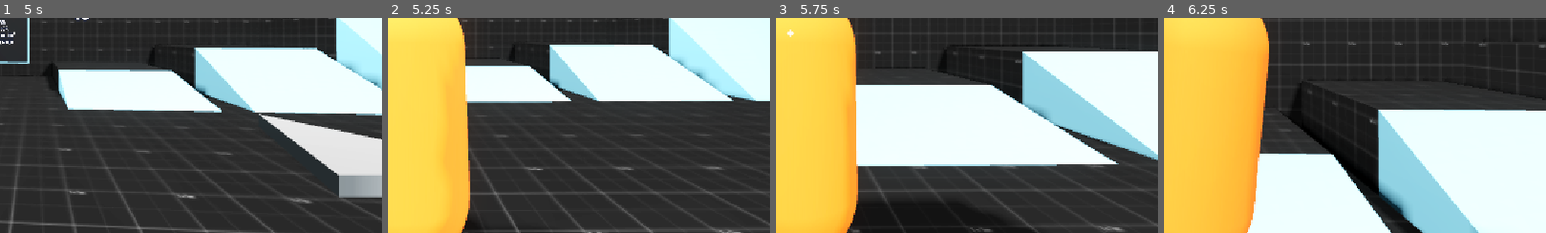
Above: before the commit, frames 1-4 (left to right).
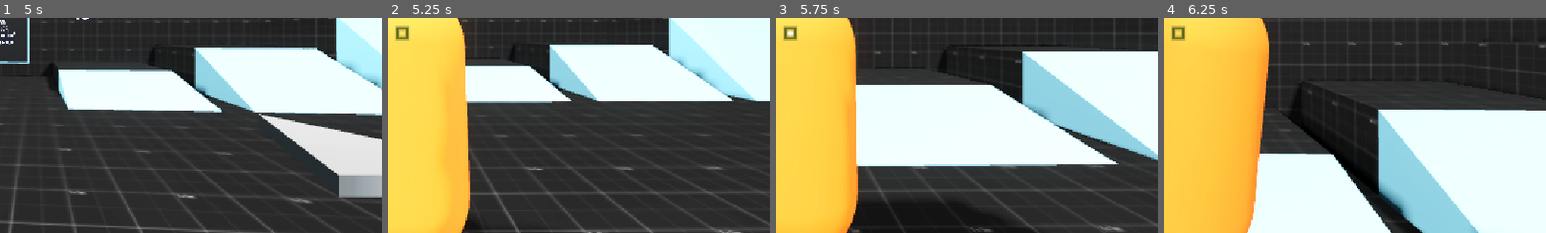
Above: after the commit, the same moments.

Repository: FreeformWave544/Hook-Flow
Game: Godot game, scene res://Scenes/DebugLevel.tscn
Two runs of this game, one before a commit and one after it. Both use one fixed random seed, a clock stepped at 60 frames per second and the inputs below. Before the commit the project starts from res://Levels/DebugLevel.tscn.
Inputs (mouse positions are % of the whole screen's width and height, from its top left):
- Up to frame 1 (5 s): tap Enter (ui_accept) at 0.5 s; move the mouse to (55, 50) at 0.52 s; press the mouse at (55, 50) at 0.53 s; hold W (move_forward) from 0.53 s (still down); tap Space (jump) at 0.77, 1.52, 3.02, 3.77, 4.52 s; move the mouse to (45, 50) at 1.27 s; release the mouse at (45, 50) at 1.28 s; click (45, 50) at 1.35 s; move the mouse to (52, 48) at 2.02 s; hold E (reel_in) 2.03-2.78 s; click (52, 48) at 2.3 s; move the mouse to (49, 52) at 2.77 s; tap Q (reel_out) at 2.85 s; click (49, 52) at 3.05 s; move the mouse to (57, 51) at 3.52 s; press the mouse at (57, 51) at 3.53 s; right-click (57, 51) at 3.6 s; move the mouse to (42, 49) at 4.27 s; release the mouse at (42, 49) at 4.28 s; tap Mouse wheel up (zoom_in) at 4.35 s; click (42, 49) at 4.55 s
- Up to frame 2 (5.25 s): keep holding W (move_forward); move the mouse to (51, 50) at 5.02 s; hold Mouse wheel down (zoom_out) from 5.03 s (still down)
- Up to frame 3 (5.75 s): keep holding W (move_forward); keep holding Mouse wheel down (zoom_out); click (51, 50) at 5.3 s
- Up to frame 4 (6.25 s): move the mouse to (46, 48) at 5.77 s; release W (move_forward) at 5.78 s; release Mouse wheel down (zoom_out) at 5.78 s; hold D (move_right) from 5.78 s (still down); tap Alt at 5.85 s; tap Space (jump) at 6.02 s; click (46, 48) at 6.05 s
The pictures show only the part of the screen within x 48-98%, y 46-96%; the shares and areas given below are measured in that part.

Frame 1 is identical in both runs. In frame 2, 0.2% of the frame differs, in the area x 2-6%, y 3-11%; in frame 3, 0.2%; in frame 4, 0.2%.

Commit message:
Added Feedback for when you can hook.

Diff:
--- a/Player/Player.gd
+++ b/Player/Player.gd
@@ -86,11 +86,13 @@
 		jump_audio.play()
 		run_audio.play()
 
-	if Input.is_action_just_pressed("click"):
-		if $SmoothCamera/HookCast.is_colliding():
+	if $SmoothCamera/HookCast.is_colliding():
+		if Input.is_action_just_pressed("click"):
 			hook_pos = $SmoothCamera/HookCast.get_collision_point()
 			hook_len = global_position.distance_to(hook_pos)
 			swinging = true
+		UserInterface.hide_can_hook(false)
+	else: UserInterface.hide_can_hook(true)
 
 	if Input.is_action_pressed("reel_in"): hook_len -= reel_speed * delta
 	if Input.is_action_pressed("reel_out"): hook_len += reel_speed * delta
--- a/Player/Player.tscn
+++ b/Player/Player.tscn
@@ -346,6 +346,7 @@
 mesh = SubResource("PrismMesh_ddoul")
 
 [node name="HookIndicator" type="Node3D" parent="." unique_id=213266400]
+visible = false
 
 [node name="MeshInstance3D" type="MeshInstance3D" parent="HookIndicator" unique_id=1315283944]
 mesh = SubResource("SphereMesh_6ysni")
--- a/Levels/DebugLevel.tscn
+++ b/Scenes/DebugLevel.tscn
@@ -3,9 +3,9 @@
 [ext_resource type="PackedScene" uid="uid://vwr8ajoufse8" path="res://Player/Player.tscn" id="1_05f31"]
 [ext_resource type="Texture2D" uid="uid://clier55j2oocr" path="res://GDTVAssetPack/Textures/prototype-texture-with-size.png" id="1_crka7"]
 [ext_resource type="Texture2D" uid="uid://de2bsd506fj" path="res://GDTVAssetPack/Textures/prototype-texture.png" id="6_hoyj2"]
-[ext_resource type="PackedScene" uid="uid://by545d6tu0ty4" path="res://Levels/Portal.tscn" id="19_rhstb"]
+[ext_resource type="PackedScene" uid="uid://by545d6tu0ty4" path="res://Scenes/Portal.tscn" id="19_rhstb"]
 [ext_resource type="FontFile" uid="uid://ij353qf6fdpf" path="res://UserInterface/Font/Staatliches-Regular.ttf" id="20_vxu5d"]
-[ext_resource type="PackedScene" uid="uid://bngabqv0l7eoo" path="res://Levels/OutOfBounds.tscn" id="21_lvwi7"]
+[ext_resource type="PackedScene" uid="uid://bngabqv0l7eoo" path="res://Scenes/OutOfBounds.tscn" id="21_lvwi7"]
 
 [sub_resource type="ProceduralSkyMaterial" id="ProceduralSkyMaterial_kxteu"]
 sky_top_color = Color(0.376471, 0.552941, 0.815686, 1)
--- a/Levels/OutOfBounds.tscn
+++ b/Scenes/OutOfBounds.tscn
@@ -1,6 +1,6 @@
 [gd_scene format=3 uid="uid://bngabqv0l7eoo"]
 
-[ext_resource type="Script" uid="uid://c7y2yyrbdkpft" path="res://Levels/OutOfBounds.gd" id="1_lneko"]
+[ext_resource type="Script" uid="uid://c7y2yyrbdkpft" path="res://Scenes/OutOfBounds.gd" id="1_lneko"]
 
 [sub_resource type="WorldBoundaryShape3D" id="WorldBoundaryShape3D_qfwh4"]
 
--- a/Levels/Portal.tscn
+++ b/Scenes/Portal.tscn
@@ -1,6 +1,6 @@
-[gd_scene load_steps=7 format=3 uid="uid://by545d6tu0ty4"]
+[gd_scene format=3 uid="uid://by545d6tu0ty4"]
 
-[ext_resource type="Script" path="res://Levels/Portal.gd" id="1_hocu2"]
+[ext_resource type="Script" uid="uid://7nsjjcopl4bb" path="res://Scenes/Portal.gd" id="1_hocu2"]
 
 [sub_resource type="StandardMaterial3D" id="StandardMaterial3D_fr67e"]
 albedo_color = Color(0.505882, 0.505882, 0.505882, 1)
--- a/Levels/TestLevel.tscn
+++ b/Scenes/TestLevel.tscn
@@ -1,21 +1,21 @@
 [gd_scene format=4 uid="uid://bgm8slgh3fcj5"]
 
 [ext_resource type="PackedScene" uid="uid://vwr8ajoufse8" path="res://Player/Player.tscn" id="1_611rl"]
-[ext_resource type="Environment" uid="uid://dybgim7p06ncg" path="res://Levels/BrightWorld.tres" id="1_s1ocm"]
+[ext_resource type="Environment" uid="uid://dybgim7p06ncg" path="res://Scenes/BrightWorld.tres" id="1_s1ocm"]
 [ext_resource type="PackedScene" uid="uid://b1q7rkme5o45p" path="res://GDTVAssetPack/Environment/CharmingHouse.glb" id="3_swm63"]
 [ext_resource type="PackedScene" uid="uid://yw0236q8xrik" path="res://GDTVAssetPack/Environment/Home.glb" id="4_5dpod"]
 [ext_resource type="PackedScene" uid="uid://cc0agerlw1ayx" path="res://GDTVAssetPack/Environment/Log.glb" id="5_lnw16"]
 [ext_resource type="PackedScene" uid="uid://dngu814n5a2le" path="res://GDTVAssetPack/Environment/TreeBatch.glb" id="6_wkcj6"]
 [ext_resource type="PackedScene" uid="uid://bw8i7bxypc8f1" path="res://GDTVAssetPack/Environment/Rocks.glb" id="7_noa7a"]
 [ext_resource type="PackedScene" uid="uid://ddo5f2ah6u3dc" path="res://GDTVAssetPack/Environment/Bench_Stone_Furn.glb" id="8_cs6j2"]
-[ext_resource type="Shader" uid="uid://bbo1abph4arco" path="res://Levels/WaterShader.tres" id="8_w5wuh"]
+[ext_resource type="Shader" uid="uid://bbo1abph4arco" path="res://Scenes/WaterShader.tres" id="8_w5wuh"]
 [ext_resource type="PackedScene" uid="uid://db2ksjaufva0j" path="res://GDTVAssetPack/Environment/Boulder_path_Env.glb" id="9_m2e0c"]
 [ext_resource type="PackedScene" uid="uid://ccg7lmyya0qha" path="res://GDTVAssetPack/Environment/BigBush.glb" id="9_t25se"]
 [ext_resource type="PackedScene" uid="uid://cbjx63lky3pnv" path="res://GDTVAssetPack/Environment/Bush.glb" id="10_c7pww"]
 [ext_resource type="PackedScene" uid="uid://d6dl431b4htl" path="res://GDTVAssetPack/Environment/Mossy_Rock_Env_01.glb" id="17_ucbk6"]
 [ext_resource type="Texture2D" uid="uid://yhboexpgtv5p" path="res://GDTVAssetPack/Environment/Grass_Vege_castle-colour-palette.png" id="19_g3lox"]
-[ext_resource type="PackedScene" uid="uid://by545d6tu0ty4" path="res://Levels/Portal.tscn" id="20_4pr13"]
-[ext_resource type="PackedScene" uid="uid://bngabqv0l7eoo" path="res://Levels/OutOfBounds.tscn" id="20_mfgam"]
+[ext_resource type="PackedScene" uid="uid://by545d6tu0ty4" path="res://Scenes/Portal.tscn" id="20_4pr13"]
+[ext_resource type="PackedScene" uid="uid://bngabqv0l7eoo" path="res://Scenes/OutOfBounds.tscn" id="20_mfgam"]
 [ext_resource type="PackedScene" uid="uid://dwopb2773wcg5" path="res://GDTVAssetPack/Environment/Grass_Vege.glb" id="20_s6a6t"]
 [ext_resource type="FontFile" uid="uid://ij353qf6fdpf" path="res://UserInterface/Font/Staatliches-Regular.ttf" id="20_w1exm"]
 
--- a/UserInterface/UserInterface.gd
+++ b/UserInterface/UserInterface.gd
@@ -51,10 +51,12 @@
 	settings_container.visible = false
 	resume_button.grab_focus()
 
-func hide_reticle(is_hidden:bool) -> void:
+func hide_reticle(is_hidden: bool) -> void:
 	# Hide the aiming reticle. Useful for the third person camera.
 	reticle.visible = not is_hidden
 
+func hide_can_hook(is_hidden: bool = !$HUD/CenterContainer/CanHook.visible) -> void:
+	$HUD/CenterContainer/CanHook.visible = not is_hidden
 
 # Take an existing tween and add steps to fade the screen in.
 func fade_in(tween_in: Tween):
--- a/UserInterface/UserInterface.tscn
+++ b/UserInterface/UserInterface.tscn
@@ -1,10 +1,19 @@
-[gd_scene load_steps=14 format=3 uid="uid://b4mrqfvtlycnc"]
-
-[ext_resource type="Script" path="res://UserInterface/UserInterface.gd" id="1_pjpe8"]
+[gd_scene format=3 uid="uid://b4mrqfvtlycnc"]
+
+[ext_resource type="Script" uid="uid://c0alv71ja1vhi" path="res://UserInterface/UserInterface.gd" id="1_pjpe8"]
 [ext_resource type="Theme" uid="uid://bq6qbvmwxf5gm" path="res://UserInterface/UITheme.tres" id="2_rwlv8"]
-[ext_resource type="Script" path="res://UserInterface/Reticle.gd" id="3_hfmys"]
+[ext_resource type="Script" uid="uid://dpvff6juc6p5v" path="res://UserInterface/Reticle.gd" id="3_hfmys"]
 [ext_resource type="Shader" uid="uid://wn6mnfchf1w7" path="res://UserInterface/ScreenSpaceBlur.tres" id="4_kynqp"]
 [ext_resource type="PackedScene" uid="uid://sbl4rscivr8g" path="res://UserInterface/SettingsContainer.tscn" id="5_qrem4"]
+
+[sub_resource type="Gradient" id="Gradient_0joph"]
+offsets = PackedFloat32Array(0.10240964, 0.24096386, 0.36746988)
+colors = PackedColorArray(0, 0, 0, 0, 0, 0.14117648, 0, 0.6862745, 0, 0, 0, 0)
+
+[sub_resource type="GradientTexture2D" id="GradientTexture2D_co5mk"]
+gradient = SubResource("Gradient_0joph")
+fill = 2
+fill_from = Vector2(0.5, 0.5)
 
 [sub_resource type="GDScript" id="GDScript_ivi4s"]
 script/source = "extends MarginContainer
@@ -47,10 +56,10 @@
 [sub_resource type="Shortcut" id="Shortcut_rg3uj"]
 events = [SubResource("InputEventAction_gbevd")]
 
-[node name="UserInterface" type="CanvasLayer"]
+[node name="UserInterface" type="CanvasLayer" unique_id=416995972]
 script = ExtResource("1_pjpe8")
 
-[node name="HUD" type="Control" parent="."]
+[node name="HUD" type="Control" parent="." unique_id=88388826]
 layout_mode = 3
 anchors_preset = 15
 anchor_right = 1.0
@@ -60,23 +69,27 @@
 mouse_filter = 2
 theme = ExtResource("2_rwlv8")
 
-[node name="CenterContainer" type="CenterContainer" parent="HUD"]
-layout_mode = 1
-anchors_preset = 15
-anchor_right = 1.0
-anchor_bottom = 1.0
-grow_horizontal = 2
-grow_vertical = 2
-mouse_filter = 2
-
-[node name="Reticle" type="TextureRect" parent="HUD/CenterContainer"]
+[node name="CenterContainer" type="CenterContainer" parent="HUD" unique_id=185526854]
+layout_mode = 1
+anchors_preset = 15
+anchor_right = 1.0
+anchor_bottom = 1.0
+grow_horizontal = 2
+grow_vertical = 2
+mouse_filter = 2
+
+[node name="Reticle" type="TextureRect" parent="HUD/CenterContainer" unique_id=351003947]
 unique_name_in_owner = true
 layout_mode = 2
 mouse_filter = 2
 stretch_mode = 5
 script = ExtResource("3_hfmys")
 
-[node name="Hints" type="MarginContainer" parent="HUD"]
+[node name="CanHook" type="Sprite2D" parent="HUD/CenterContainer" unique_id=2047242000]
+position = Vector2(576, 324)
+texture = SubResource("GradientTexture2D_co5mk")
+
+[node name="Hints" type="MarginContainer" parent="HUD" unique_id=808721213]
 layout_mode = 1
 anchors_preset = 15
 anchor_right = 1.0
@@ -89,26 +102,26 @@
 theme_override_constants/margin_bottom = 32
 script = SubResource("GDScript_ivi4s")
 
-[node name="PanelContainer" type="PanelContainer" parent="HUD/Hints"]
+[node name="PanelContainer" type="PanelContainer" parent="HUD/Hints" unique_id=1656654685]
 custom_minimum_size = Vector2(288, 0)
 layout_mode = 2
 size_flags_horizontal = 0
 size_flags_vertical = 8
 theme_override_styles/panel = SubResource("StyleBoxFlat_t4yve")
 
-[node name="VBoxContainer" type="VBoxContainer" parent="HUD/Hints/PanelContainer"]
+[node name="VBoxContainer" type="VBoxContainer" parent="HUD/Hints/PanelContainer" unique_id=1527684124]
 layout_mode = 2
 theme_override_constants/separation = 4
 
-[node name="HBoxContainer" type="HBoxContainer" parent="HUD/Hints/PanelContainer/VBoxContainer"]
-layout_mode = 2
-
-[node name="TitleLabel" type="Label" parent="HUD/Hints/PanelContainer/VBoxContainer/HBoxContainer"]
+[node name="HBoxContainer" type="HBoxContainer" parent="HUD/Hints/PanelContainer/VBoxContainer" unique_id=1259431187]
+layout_mode = 2
+
+[node name="TitleLabel" type="Label" parent="HUD/Hints/PanelContainer/VBoxContainer/HBoxContainer" unique_id=1983588368]
 layout_mode = 2
 text = "Controls"
 label_settings = SubResource("LabelSettings_8msa4")
 
-[node name="CloseLabel" type="Label" parent="HUD/Hints/PanelContainer/VBoxContainer/HBoxContainer"]
+[node name="CloseLabel" type="Label" parent="HUD/Hints/PanelContainer/VBoxContainer/HBoxContainer" unique_id=538192571]
 layout_mode = 2
 size_flags_horizontal = 3
 size_flags_vertical = 1
@@ -116,10 +129,10 @@
 label_settings = SubResource("LabelSettings_1tj06")
 horizontal_alignment = 2
 
-[node name="HSeparator" type="HSeparator" parent="HUD/Hints/PanelContainer/VBoxContainer"]
-layout_mode = 2
-
-[node name="RichTextLabel" type="RichTextLabel" parent="HUD/Hints/PanelContainer/VBoxContainer"]
+[node name="HSeparator" type="HSeparator" parent="HUD/Hints/PanelContainer/VBoxContainer" unique_id=791815835]
+layout_mode = 2
+
+[node name="RichTextLabel" type="RichTextLabel" parent="HUD/Hints/PanelContainer/VBoxContainer" unique_id=777331232]
 layout_mode = 2
 theme_override_colors/default_color = Color(0.803922, 0.803922, 0.803922, 1)
 bbcode_enabled = true
@@ -131,7 +144,7 @@
 [color=9052a1]esc[/color][color=746c61]:[/color] pause"
 fit_content = true
 
-[node name="PauseScreen" type="Control" parent="."]
+[node name="PauseScreen" type="Control" parent="." unique_id=355904021]
 process_mode = 3
 visible = false
 layout_mode = 3
@@ -142,7 +155,7 @@
 grow_vertical = 2
 theme = ExtResource("2_rwlv8")
 
-[node name="BackgroundBlur" type="TextureRect" parent="PauseScreen"]
+[node name="BackgroundBlur" type="TextureRect" parent="PauseScreen" unique_id=1258312454]
 material = SubResource("ShaderMaterial_6vwxw")
 layout_mode = 1
 anchors_preset = 15
@@ -152,26 +165,26 @@
 grow_vertical = 2
 texture = SubResource("PlaceholderTexture2D_dk3bb")
 
-[node name="PauseContainer" type="CenterContainer" parent="PauseScreen"]
-unique_name_in_owner = true
-layout_mode = 1
-anchors_preset = 15
-anchor_right = 1.0
-anchor_bottom = 1.0
-grow_horizontal = 2
-grow_vertical = 2
-
-[node name="VBoxContainer" type="VBoxContainer" parent="PauseScreen/PauseContainer"]
+[node name="PauseContainer" type="CenterContainer" parent="PauseScreen" unique_id=444107330]
+unique_name_in_owner = true
+layout_mode = 1
+anchors_preset = 15
+anchor_right = 1.0
+anchor_bottom = 1.0
+grow_horizontal = 2
+grow_vertical = 2
+
+[node name="VBoxContainer" type="VBoxContainer" parent="PauseScreen/PauseContainer" unique_id=1096608171]
 custom_minimum_size = Vector2(512, 0)
 layout_mode = 2
 
-[node name="Label" type="Label" parent="PauseScreen/PauseContainer/VBoxContainer"]
+[node name="Label" type="Label" parent="PauseScreen/PauseContainer/VBoxContainer" unique_id=866550273]
 layout_mode = 2
 theme_override_font_sizes/font_size = 128
 text = "Pause"
 horizontal_alignment = 1
 
-[node name="ResumeButton" type="Button" parent="PauseScreen/PauseContainer/VBoxContainer" node_paths=PackedStringArray("shortcut_context")]
+[node name="ResumeButton" type="Button" parent="PauseScreen/PauseContainer/VBoxContainer" unique_id=1078629098 node_paths=PackedStringArray("shortcut_context")]
 unique_name_in_owner = true
 layout_mode = 2
 shortcut_context = NodePath("../..")
@@ -179,19 +192,19 @@
 shortcut_in_tooltip = false
 text = "resume"
 
-[node name="SettingsButton" type="Button" parent="PauseScreen/PauseContainer/VBoxContainer"]
+[node name="SettingsButton" type="Button" parent="PauseScreen/PauseContainer/VBoxContainer" unique_id=307593997]
 layout_mode = 2
 text = "Settings"
 
-[node name="QuitButton" type="Button" parent="PauseScreen/PauseContainer/VBoxContainer"]
+[node name="QuitButton" type="Button" parent="PauseScreen/PauseContainer/VBoxContainer" unique_id=1815932434]
 layout_mode = 2
 text = "Quit Game"
 
-[node name="SettingsContainer" parent="PauseScreen" instance=ExtResource("5_qrem4")]
-unique_name_in_owner = true
-layout_mode = 1
-
-[node name="ColorRectFader" type="ColorRect" parent="."]
+[node name="SettingsContainer" parent="PauseScreen" unique_id=1222264926 instance=ExtResource("5_qrem4")]
+unique_name_in_owner = true
+layout_mode = 1
+
+[node name="ColorRectFader" type="ColorRect" parent="." unique_id=1129922567]
 visible = false
 anchors_preset = 15
 anchor_right = 1.0
Renamed: Levels/BrightWorld.tres -> Scenes/BrightWorld.tres
Renamed: Levels/OutOfBounds.gd -> Scenes/OutOfBounds.gd
Renamed: Levels/OutOfBounds.gd.uid -> Scenes/OutOfBounds.gd.uid
Renamed: Levels/Portal.gd -> Scenes/Portal.gd
Renamed: Levels/Portal.gd.uid -> Scenes/Portal.gd.uid
Renamed: Levels/WaterShader.tres -> Scenes/WaterShader.tres
Not shown, added: Scenes/DebugLevel.tscn487359926.tmp
Not shown, added: Scenes/TesB37.tmp
